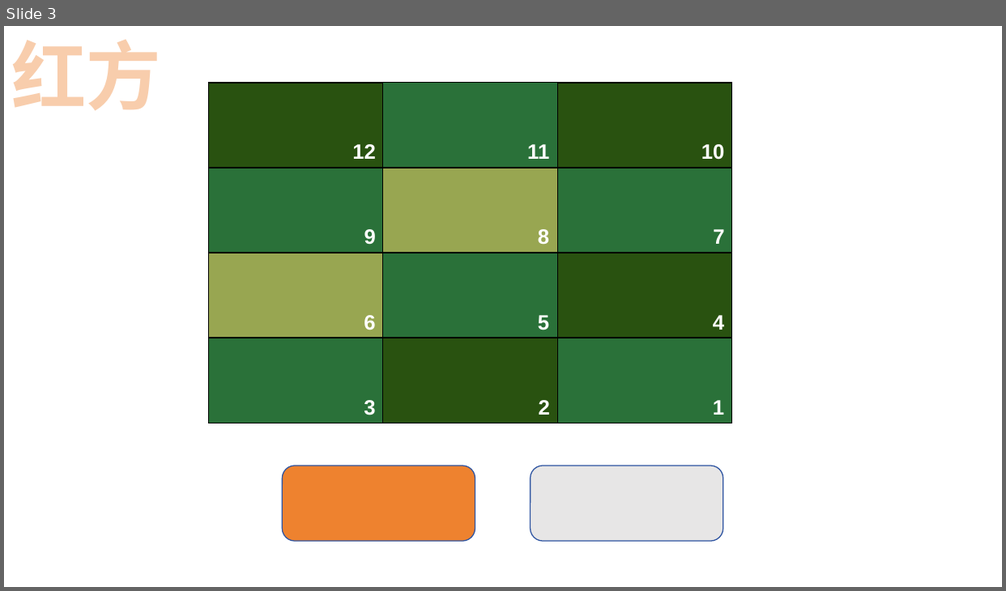
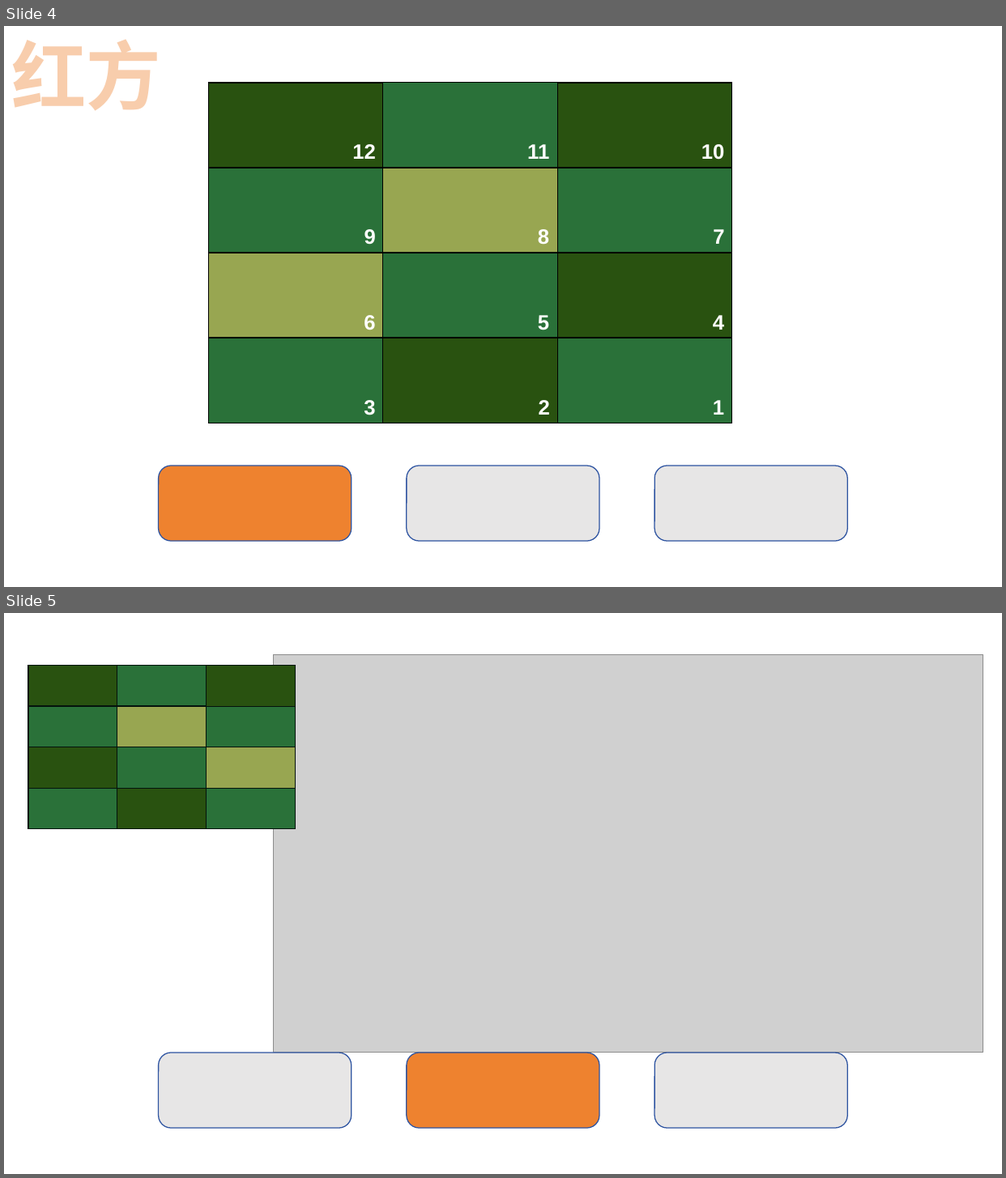
Before and after one commit to yurt0125/rc26_remote_control, a slide deck: 遥控器显示/素材/v3/v3.pptx. Shown one above the other, each under a label of ours: slide 3 before the commit, slides 4 and 5 after it. The pictures are 1006x591 and 1006x1178 pixels, drawn with LibreOffice and Linux fonts; fonts in the diff are those of the drawing; grey boxes stand for pictures. Boxes give left, top, right and bottom in pixels: in the first picture for what was removed or moved away, otherwise in the second. Text is boxed around its words. In the diff, an @@ line names an element or a change of style, - is before the commit and + after.

```diff
--- a/遥控器显示/素材/v3/v3.pptx
+++ b/遥控器显示/素材/v3/v3.pptx
@@ slide 5 added at bbox=[4, 613, 1002, 1174], background #FFFFFF @@
@@ picture added at bbox=[274, 654, 983, 1053] @@
@@ group added at bbox=[28, 666, 296, 829]: 12 rectangles @@
@@ rounded rectangle added at bbox=[158, 1053, 351, 1129], fill #E7E6E6, outline #2E54A1 1 pt @@
@@ rounded rectangle added at bbox=[407, 1053, 600, 1129], fill #EE822F, outline #2E54A1 1 pt @@
@@ rounded rectangle added at bbox=[654, 1053, 848, 1129], fill #E7E6E6, outline #2E54A1 1 pt @@
@@ what was slide 3 is now slide 4 @@
@@ slide 4 changed as well @@
@@ rounded rectangle: place and size @@
-rounded rectangle at bbox=[283, 466, 475, 542]
+rounded rectangle at bbox=[158, 466, 351, 542]
@@ rounded rectangle: place and size @@
-rounded rectangle at bbox=[530, 466, 723, 542]
+rounded rectangle at bbox=[407, 466, 600, 542]
@@ rounded rectangle added at bbox=[654, 466, 848, 542], fill #E7E6E6, outline #2E54A1 1 pt @@
```
Also in this commit, not shown: 1 other slide changed, 3 other slides added, 2 slides removed, 30 other files.
